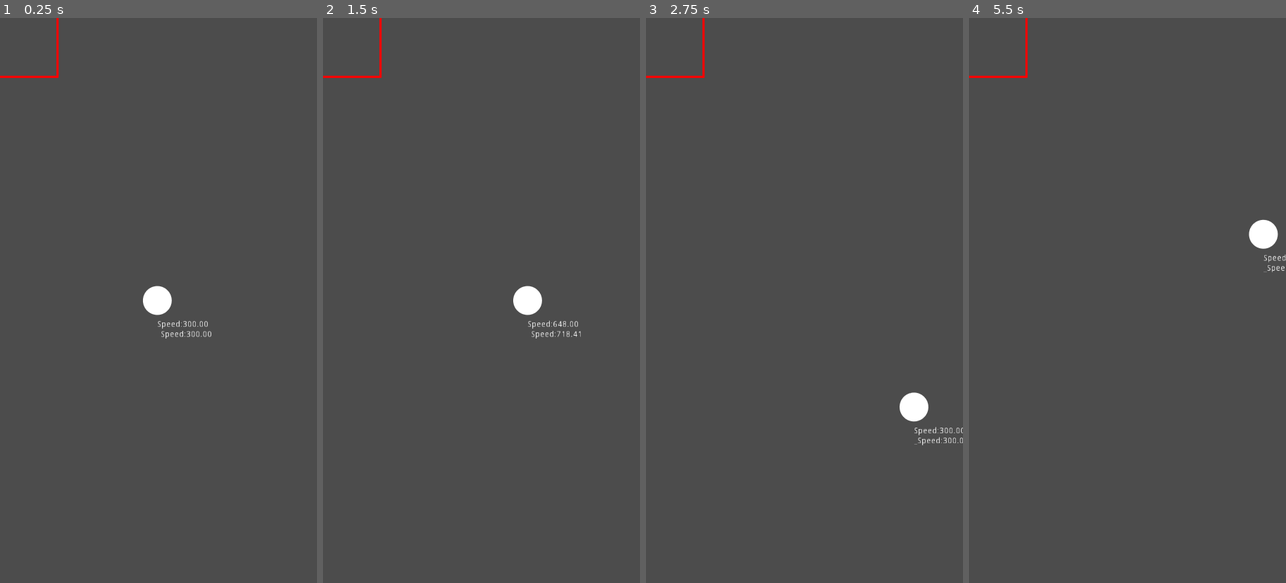
Above: before the commit, frames 1-4 (left to right).
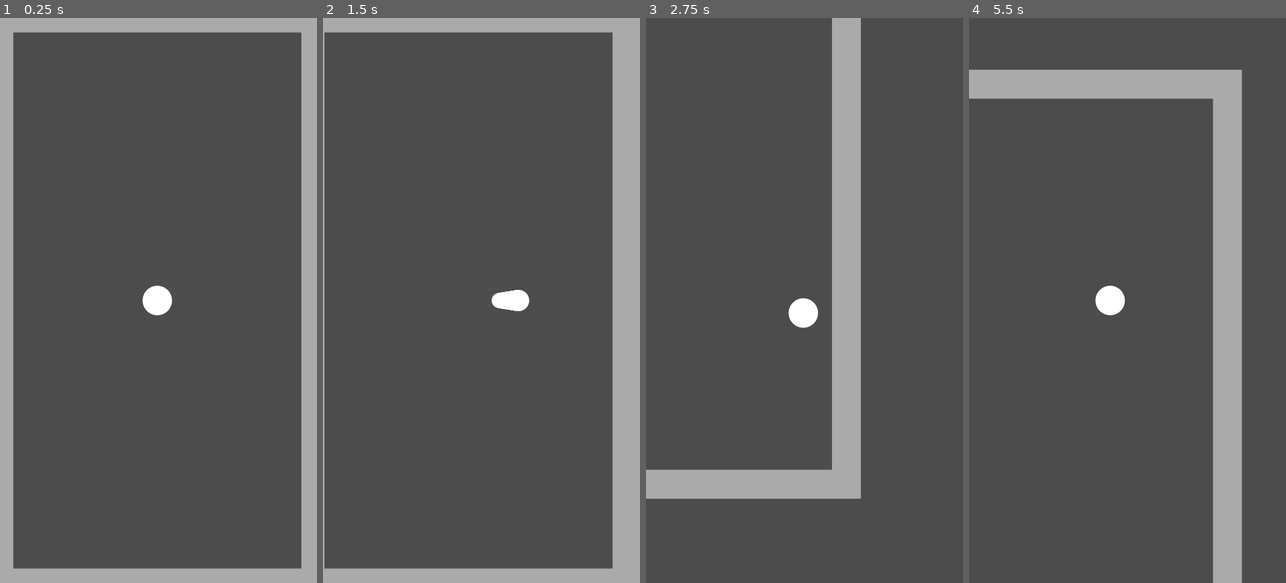
Above: after the commit, the same moments.

Repository: FSPinho/pixel-maze-godot
Game: Godot game, scene res://scenes/Game.tscn
The game is run twice, just before and just after one commit, with the same random seed, the same clock (stepped at 60 frames per second) and the same inputs.
Inputs (mouse positions are in pixels of both pictures, inside the frame that each line leads up to):
- Up to frame 1 (0.25 s): no input
- Up to frame 2 (1.5 s): tap Enter at 0.5 s; move the mouse to (551, 272) at 0.52 s; hold Right 0.53-1.28 s; click (551, 272) at 0.67 s; tap Space at 1.25 s; move the mouse to (418, 328) at 1.27 s; hold Down from 1.28 s (still down)
- Up to frame 3 (2.75 s): move the mouse to (836, 176) at 2.02 s; release Down at 2.03 s; hold Right from 2.03 s (still down)
- Up to frame 4 (5.5 s): move the mouse to (1111, 413) at 2.77 s; release Right at 2.78 s; hold Up 2.78-3.53 s; click (1111, 413) at 2.92 s; tap Enter at 3.5 s; move the mouse to (1222, 385) at 3.52 s; hold Left 3.53-5.03 s; move the mouse to (1032, 215) at 4.27 s; move the mouse to (1143, 300) at 5.02 s; hold Down from 5.03 s (still down); click (1143, 300) at 5.17 s

The runs differ from the first frame. In frame 1, 14% of the frame differs, in the area x 0-100%, y 0-100%; in frame 2, 15%; in frame 3, 12%; in frame 4, 13%.

Commit message:
Improvements on Player shape and collision

Diff:
--- /dev/null
+++ b/global/Global.gd
@@ -0,0 +1,5 @@
+extends Node
+
+var APP_NAME = "Pixel Maze"
+var VIEWPORT_WIDTH = 1080.0
+var VIEWPORT_HEIGHT = 1920.0
--- a/project.godot
+++ b/project.godot
@@ -18,17 +18,30 @@
 config/name="pixel-maze-godot"
 run/main_scene="res://scenes/Game.tscn"
 
+[autoload]
+
+Global="*res://global/Global.gd"
+
 [display]
 
 window/size/width=1080
 window/size/height=1920
 window/size/resizable=false
-window/size/test_width=540
-window/size/test_height=960
+window/size/test_width=506
+window/size/test_height=900
 window/handheld/orientation="portrait"
 window/stretch/mode="2d"
-window/stretch/aspect="keep_height"
+window/stretch/aspect="keep"
+
+[physics]
+
+common/physics_fps=120
+2d/physics_engine="GodotPhysics"
+2d/thread_model=2
 
 [rendering]
 
+quality/intended_usage/framebuffer_allocation=0
+quality/intended_usage/framebuffer_allocation.mobile=0
+threads/thread_model=2
 quality/depth/hdr=false
--- a/scenes/Game.gd
+++ b/scenes/Game.gd
@@ -2,11 +2,13 @@
 
 ##
 # Constants
-var VIEWPORT_WIDTH = 1080
-var VIEWPORT_HEIGHT = 1920
+
 
 func _ready():
-	$Player.position = Vector2(VIEWPORT_WIDTH / 2, VIEWPORT_HEIGHT / 2)
+	$World.set_size(Global.VIEWPORT_WIDTH, Global.VIEWPORT_HEIGHT)
+	$World.position_offset = Vector2(Global.VIEWPORT_WIDTH / 2.0, Global.VIEWPORT_HEIGHT / 2.0)
+	$World.target = $World/Player
+	$World/Player.bounds = $World.bounds
 	$SwipeDetector.connect("swipe", self, "_on_swipe")
 
 
@@ -22,4 +24,4 @@
 	if direction == $SwipeDetector.SwipeDirection.SWIPE_DOWN:
 		dir = Vector2(0, 1)
 
-	$Player.set_direction(dir)
+	$World/Player.set_direction(dir)
--- a/scenes/Game.tscn
+++ b/scenes/Game.tscn
@@ -8,9 +8,6 @@
 [node name="Game" type="Node"]
 script = ExtResource( 3 )
 
-[node name="Player" parent="." instance=ExtResource( 1 )]
-position = Vector2( 432, 720 )
-
 [node name="Camera2D" type="Camera2D" parent="."]
 position = Vector2( 544, 960 )
 current = true
@@ -18,3 +15,5 @@
 [node name="SwipeDetector" parent="." instance=ExtResource( 2 )]
 
 [node name="World" parent="." instance=ExtResource( 4 )]
+
+[node name="Player" parent="World" instance=ExtResource( 1 )]
--- a/scenes/Player.gd
+++ b/scenes/Player.gd
@@ -1,44 +1,80 @@
-extends Node2D
+extends KinematicBody2D
 
 ##
 # Constants
 var SPEED_BASE = 300
+var TAIL_SIZE = 16
+var TAIL_VISIBLE_SIZE = 16
+var TAIL_VISIBLE_SCALE = 0.5
 
 ##
 # Properties
+var bounds = null
 var size = 96.0
+var position_delayed = self.position
 var direction = Vector2(0.0, 0.0)
+var position_data = []
 var speed = SPEED_BASE
 var speed_min = SPEED_BASE
-var speed_max = SPEED_BASE * 3.2
-var speed_decay = SPEED_BASE * 5.2
+var speed_max = SPEED_BASE * 3.5
+var speed_decay = SPEED_BASE * 7.5
+var speed_up = false
 var color = Color(1, 1, 1, 1)
 var circle_quality = 32
 
 func _ready():
-	print (_sigmoid(speed, speed_min, speed_max))
-	print (_sigmoid(speed + 10, speed_min, speed_max))
-	print (_sigmoid(speed + 20, speed_min, speed_max))
-	print (_sigmoid(speed + 30, speed_min, speed_max))
-	print (_sigmoid(speed + 40, speed_min, speed_max))
+	$Collision.shape.radius = size / 2
+
+func _draw_circle(pos = Vector2(0, 0), scale = 1, alpha = 1):
+	var _color = Color(color)
+	_color.a = alpha
+	draw_circle(pos, size / 2 * scale, _color)
+
+	draw_arc(
+		pos,
+		size / 2 * scale, 0, 2 * PI,
+		circle_quality,
+		_color, 2, true
+	)
 
 func _draw():
-	draw_circle(Vector2(0, 0), size / 2, color)
-	draw_arc(
-		Vector2(0, 0),
-		size / 2, 0, 2 * PI,
-		circle_quality,
-		color, 1, true
-	)
+	var _speed_overflow = speed - speed_min
+	var _speed_overflow_max = speed_max - speed_min
+	var _speed = _speed_overflow / _speed_overflow_max
+	var _scale = lerp(1, TAIL_VISIBLE_SCALE, _speed)
+	var _interpolation_scale = lerp(1, 0.0, _speed)
+
+	var _s = 1.0
+	for _d in position_data.slice(0, TAIL_VISIBLE_SIZE):
+		var __d = _d
+		__d.x = self.position.x if direction.x == 0 else __d.x
+		__d.y = self.position.y if direction.y == 0 else __d.y
+		_draw_circle(__d.linear_interpolate(self.position, _interpolation_scale) - self.position, _scale * _s)
+		_s -= 0.02
 
 func _process(delta):
+	update()
+
+func _physics_process(delta):
+	var _direction = direction.normalized()
 	var _speed = _sigmoid(speed, speed_min, speed_max)
-	self.position += direction * _speed * delta
-	speed = max(min(speed - speed_decay * delta, speed_max), speed_min)
+	if abs(_direction.x + _direction.y) > 0:
+		var _collision = self.move_and_collide(direction * _speed * delta)
+		if _collision and not speed_up:
+			_collision.collider_shape
+			direction *= 0.2
 
-	var _summary = "\n\nSpeed:\t%.2f" % speed
-	_summary += "\n_Speed:\t%.2f" % _speed
-	$Label.text = _summary
+	if speed >= speed_max:
+		speed_up = false
+
+	if speed_up:
+		speed = max(min(speed + speed_decay * delta * 6, speed_max), speed_min)
+	else:
+		speed = max(min(speed - speed_decay * delta, speed_max), speed_min)
+
+	position_data.insert(0, self.position)
+	if position_data.size() > TAIL_SIZE:
+		position_delayed = position_data.pop_back()
 
 func _sigmoid(n, _min, _max):
 	var E = 2.718281
@@ -56,4 +92,4 @@
 
 func set_direction(d):
 	direction = d
-	speed = speed_max
+	speed_up = true
--- a/scenes/Player.tscn
+++ b/scenes/Player.tscn
@@ -1,8 +1,11 @@
-[gd_scene load_steps=2 format=2]
+[gd_scene load_steps=3 format=2]
 
 [ext_resource path="res://scenes/Player.gd" type="Script" id=1]
 
-[node name="Player" type="Node2D"]
+[sub_resource type="CircleShape2D" id=1]
+radius = 0.01
+
+[node name="Player" type="KinematicBody2D"]
 script = ExtResource( 1 )
 
 [node name="Label" type="Label" parent="."]
@@ -12,3 +15,6 @@
 __meta__ = {
 "_edit_use_anchors_": false
 }
+
+[node name="Collision" type="CollisionShape2D" parent="."]
+shape = SubResource( 1 )
--- a/scenes/World.gd
+++ b/scenes/World.gd
@@ -1,12 +1,38 @@
-extends Node2D
+extends StaticBody2D
 
 ##
 # Constants
-var WIDTH = 400
-var HEIGHT = 400
+var target = null
+var bounds = Rect2(0, 0, 0, 0)
+var position_offset = Vector2(0, 0)
+var collision_width = 96
 
 func _draw():
 	draw_rect(
-		Rect2(WIDTH / -2, HEIGHT / -2, WIDTH, HEIGHT),
-		Color.red, false, 5, true
+		bounds,
+		"#AAA", false, collision_width, true
 	)
+
+func _physics_process(delta):
+	if target:
+		self.position = target.position_delayed * -1 + position_offset
+
+
+func set_size(w, h):
+	$Collision1.disabled = false
+	$Collision1.shape.extents = Vector2(w / 2, collision_width / 2)
+	$Collision1.position = Vector2(0, h / -2)
+
+	$Collision2.disabled = false
+	$Collision2.shape.extents = Vector2(w / 2, collision_width / 2)
+	$Collision2.position = Vector2(0, h / 2)
+
+	$Collision3.disabled = false
+	$Collision3.shape.extents = Vector2(collision_width / 2, h / 2)
+	$Collision3.position = Vector2(w / -2, 0)
+
+	$Collision4.disabled = false
+	$Collision4.shape.extents = Vector2(collision_width / 2, h / 2)
+	$Collision4.position = Vector2(w / 2, 0)
+
+	bounds = Rect2(w / -2, h / -2, w, h)
--- a/scenes/World.tscn
+++ b/scenes/World.tscn
@@ -1,6 +1,30 @@
-[gd_scene load_steps=2 format=2]
+[gd_scene load_steps=6 format=2]
 
 [ext_resource path="res://scenes/World.gd" type="Script" id=1]
 
-[node name="World" type="Node2D"]
+[sub_resource type="RectangleShape2D" id=1]
+extents = Vector2( 0, 0 )
+
+[sub_resource type="RectangleShape2D" id=2]
+extents = Vector2( 0, 0 )
+
+[sub_resource type="RectangleShape2D" id=3]
+extents = Vector2( 0, 0 )
+
+[sub_resource type="RectangleShape2D" id=4]
+extents = Vector2( 0, 0 )
+
+[node name="World" type="StaticBody2D"]
 script = ExtResource( 1 )
+
+[node name="Collision1" type="CollisionShape2D" parent="."]
+shape = SubResource( 1 )
+
+[node name="Collision2" type="CollisionShape2D" parent="."]
+shape = SubResource( 2 )
+
+[node name="Collision3" type="CollisionShape2D" parent="."]
+shape = SubResource( 3 )
+
+[node name="Collision4" type="CollisionShape2D" parent="."]
+shape = SubResource( 4 )
Not shown, changed: export_presets.cfg
